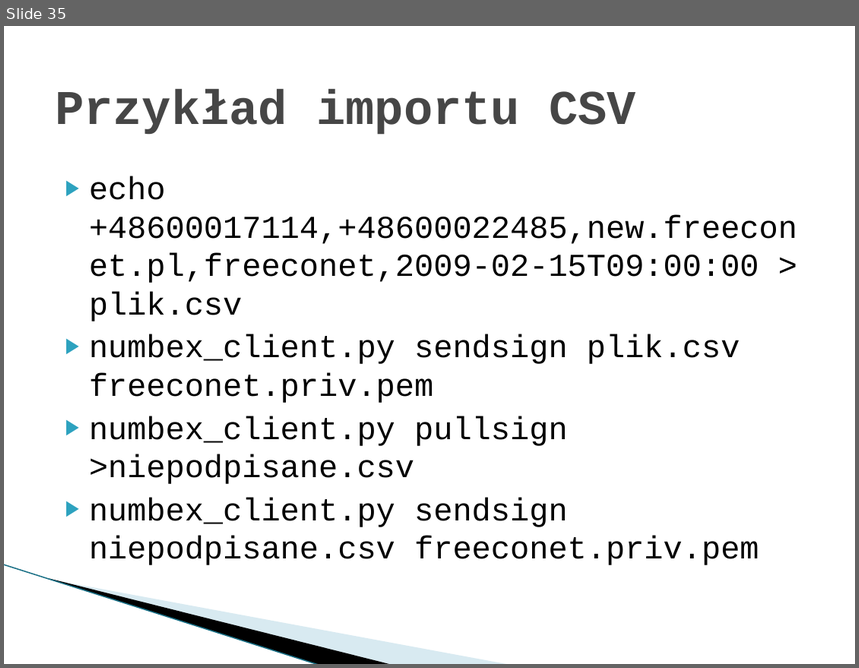
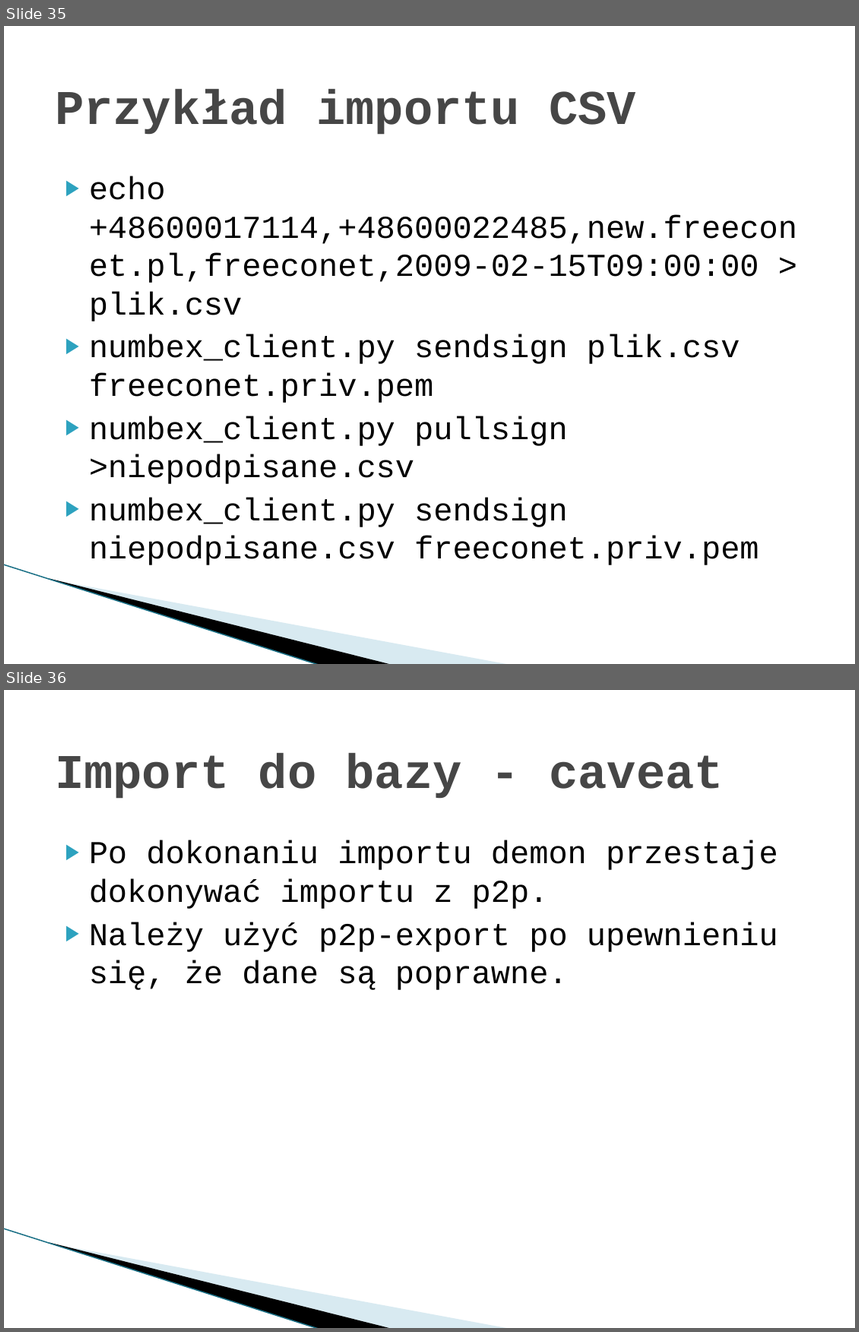
Before and after one commit to imbaczek/numbex, a slide deck: docs/NumbexFinalPresentation.pptx. Shown one above the other, each under a label of ours: slide 35 before the commit, slides 35 and 36 after it. The pictures are 859x668 and 859x1332 pixels, drawn with LibreOffice and Linux fonts; fonts in the diff are those of the drawing; background and template pictures are left out. Boxes give left, top, right and bottom in pixels: in the first picture for what was removed or moved away, otherwise in the second. Text is boxed around its words. In the diff, an @@ line names an element or a change of style, - is before the commit and + after.

```diff
--- a/docs/NumbexFinalPresentation.pptx
+++ b/docs/NumbexFinalPresentation.pptx
@@ slide 36 added at box(4, 690, 855, 1328), background #FFFFFF; not listed: 3 template elements that a slide beside it also shows @@
@@ title added at box(55, 753, 724, 799), 41 pt, text #464646, bold @@
+Import do bazy - caveat
@@ text added at box(89, 840, 778, 990), 27 pt, text #000000 @@
+▶ Po dokonaniu importu demon przestaje dokonywać importu z p2p.
+▶ Należy użyć p2p-export po upewnieniu się, że dane są poprawne.
```
Also in this commit, not shown: 1 slide changed, 12 other slides added.
